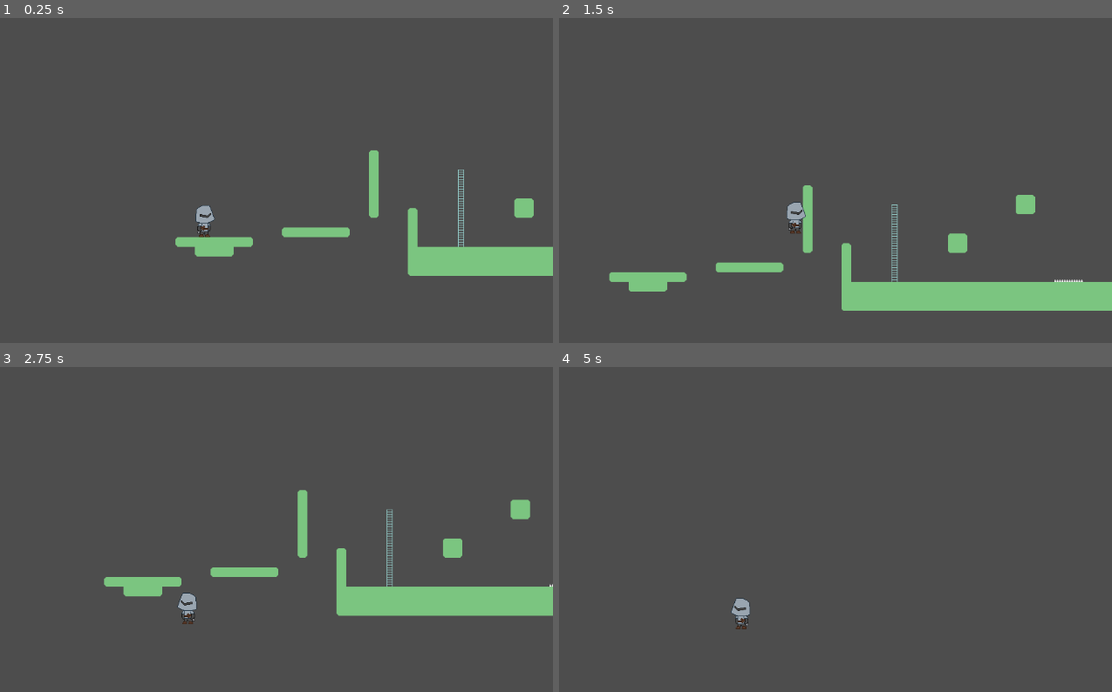
Above: before the commit, frames 1-4 (two rows, left to right).
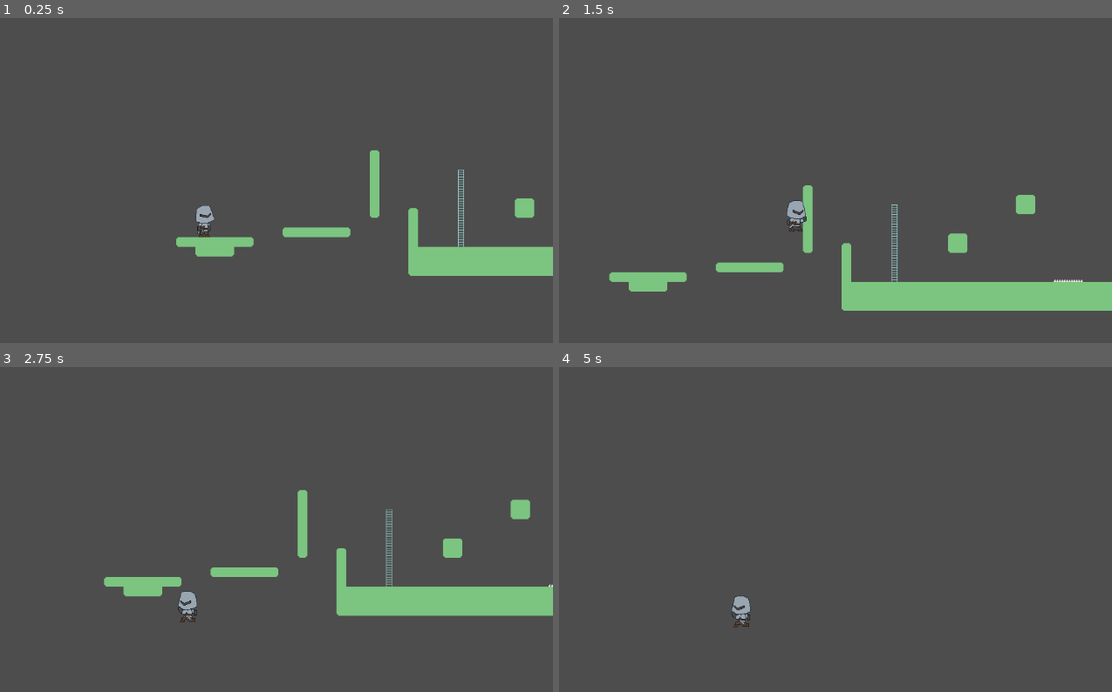
Above: after the commit, the same moments.

Repository: maxf6-283/vengeance-knight
Game: Godot game, scene res://objects/dummy_level/dummy_level.tscn
Two runs of this game, one before a commit and one after it. Both use one fixed random seed, a clock stepped at 60 frames per second and the inputs below.
Inputs:
- Up to frame 1 (0.25 s): no input
- Up to frame 2 (1.5 s): hold D (walk_right) from 0.53 s (still down); tap C (roll) at 0.6, 1.35 s; tap Space (jump) at 0.77 s
- Up to frame 3 (2.75 s): tap Space (jump) at 1.52 s; release D (walk_right) at 2.03 s; hold A (walk_left) from 2.03 s (still down); tap C (roll) at 2.1 s
- Up to frame 4 (5 s): release A (walk_left) at 2.78 s; hold D (walk_right) 2.78-4.28 s; tap C (roll) at 2.85, 3.6, 4.35 s; tap Space (jump) at 3.02, 3.77, 4.52 s; hold A (walk_left) from 4.28 s (still down)

The runs differ from the first frame. In frame 1, 0.2% of the frame differs, in the area x 31-97%, y 40-80%; in frame 2, 0.2%; in frame 3, 0.2%, in the area x 32-100%, y 43-80%; in frame 4, 0.2%.

Commit message:
add running anim

Diff:
--- a/objects/dummy_level/dummy_level.tscn
+++ b/objects/dummy_level/dummy_level.tscn
@@ -11,6 +11,7 @@
 metadata/_edit_horizontal_guides_ = [-13.0]
 
 [node name="CollisionTileMap" type="TileMapLayer" parent="."]
+position = Vector2(1, 0)
 tile_map_data = PackedByteArray("AAAAAAoAAQADAAEAAAABAAoAAQAAAAAAAAACAAoAAQAAAAAAAAADAAoAAQAAAAAAAAAEAAoAAQAAAAAAAAAFAA …(2160 unchanged characters)…
 tile_set = ExtResource("1_e4heu")
 
--- a/objects/knight/knight.gd
+++ b/objects/knight/knight.gd
@@ -52,6 +52,12 @@
 func _ready():
 	respawn_location = position
 	$KnightSprite.play("idle")
+
+func _input(event: InputEvent) -> void:
+	if Input.is_action_pressed("walk_left") or Input.is_action_pressed("walk_right"):
+		$KnightSprite.play("run")
+	elif event.is_action_released("walk_left") or event.is_action_released("walk_right"):
+		$KnightSprite.play("idle")
 
 func _physics_process(delta):
 	var fall_speed = max_fall_speed
--- a/objects/knight/knight.tscn
+++ b/objects/knight/knight.tscn
@@ -1,7 +1,8 @@
-[gd_scene load_steps=13 format=3 uid="uid://dpyi27wp7jgdd"]
+[gd_scene load_steps=22 format=3 uid="uid://dpyi27wp7jgdd"]
 
 [ext_resource type="Script" uid="uid://breka23xsnydt" path="res://objects/knight/knight.gd" id="1_xnh7u"]
 [ext_resource type="Texture2D" uid="uid://cr1vttptgsmo0" path="res://assets/knight_idle.png" id="2_nu1vt"]
+[ext_resource type="Texture2D" uid="uid://dyj3d4g2cgiw6" path="res://assets/knight_running.png" id="3_7wnhg"]
 
 [sub_resource type="AtlasTexture" id="AtlasTexture_7wnhg"]
 atlas = ExtResource("2_nu1vt")
@@ -31,6 +32,38 @@
 atlas = ExtResource("2_nu1vt")
 region = Rect2(384, 0, 64, 64)
 
+[sub_resource type="AtlasTexture" id="AtlasTexture_2an3b"]
+atlas = ExtResource("3_7wnhg")
+region = Rect2(0, 0, 64, 64)
+
+[sub_resource type="AtlasTexture" id="AtlasTexture_6dvf4"]
+atlas = ExtResource("3_7wnhg")
+region = Rect2(64, 0, 64, 64)
+
+[sub_resource type="AtlasTexture" id="AtlasTexture_c2har"]
+atlas = ExtResource("3_7wnhg")
+region = Rect2(128, 0, 64, 64)
+
+[sub_resource type="AtlasTexture" id="AtlasTexture_x56xw"]
+atlas = ExtResource("3_7wnhg")
+region = Rect2(192, 0, 64, 64)
+
+[sub_resource type="AtlasTexture" id="AtlasTexture_mrj1b"]
+atlas = ExtResource("3_7wnhg")
+region = Rect2(256, 0, 64, 64)
+
+[sub_resource type="AtlasTexture" id="AtlasTexture_7ni8j"]
+atlas = ExtResource("3_7wnhg")
+region = Rect2(320, 0, 64, 64)
+
+[sub_resource type="AtlasTexture" id="AtlasTexture_24l7c"]
+atlas = ExtResource("3_7wnhg")
+region = Rect2(384, 0, 64, 64)
+
+[sub_resource type="AtlasTexture" id="AtlasTexture_w2dq7"]
+atlas = ExtResource("3_7wnhg")
+region = Rect2(448, 0, 64, 64)
+
 [sub_resource type="SpriteFrames" id="SpriteFrames_2an3b"]
 animations = [{
 "frames": [{
@@ -58,6 +91,35 @@
 "loop": true,
 "name": &"idle",
 "speed": 5.0
+}, {
+"frames": [{
+"duration": 1.0,
+"texture": SubResource("AtlasTexture_2an3b")
+}, {
+"duration": 1.0,
+"texture": SubResource("AtlasTexture_6dvf4")
+}, {
+"duration": 1.0,
+"texture": SubResource("AtlasTexture_c2har")
+}, {
+"duration": 1.0,
+"texture": SubResource("AtlasTexture_x56xw")
+}, {
+"duration": 1.0,
+"texture": SubResource("AtlasTexture_mrj1b")
+}, {
+"duration": 1.0,
+"texture": SubResource("AtlasTexture_7ni8j")
+}, {
+"duration": 1.0,
+"texture": SubResource("AtlasTexture_24l7c")
+}, {
+"duration": 1.0,
+"texture": SubResource("AtlasTexture_w2dq7")
+}],
+"loop": true,
+"name": &"run",
+"speed": 15.0
 }]
 
 [sub_resource type="RectangleShape2D" id="RectangleShape2D_1wu7s"]
@@ -72,7 +134,8 @@
 [node name="KnightSprite" type="AnimatedSprite2D" parent="."]
 texture_filter = 1
 sprite_frames = SubResource("SpriteFrames_2an3b")
-animation = &"idle"
+animation = &"run"
+frame_progress = 0.07929827
 
 [node name="HitBox" type="CollisionShape2D" parent="."]
 position = Vector2(0, 5.5)
Binary file added: assets/knight_running.png
Not shown, added: assets/knight_running.png.import
Binary file added: objects/knight/Knight_Running.png
Not shown, added: objects/knight/Knight_Running.png.import
